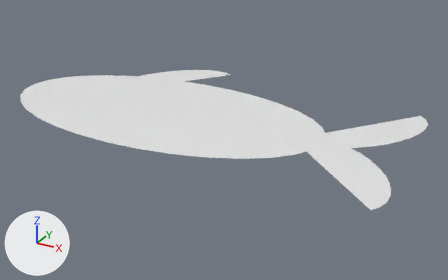
An edit to the Blender file Spiradic/Assets/Models/Fish.blend, drawn before and after from the same camera.
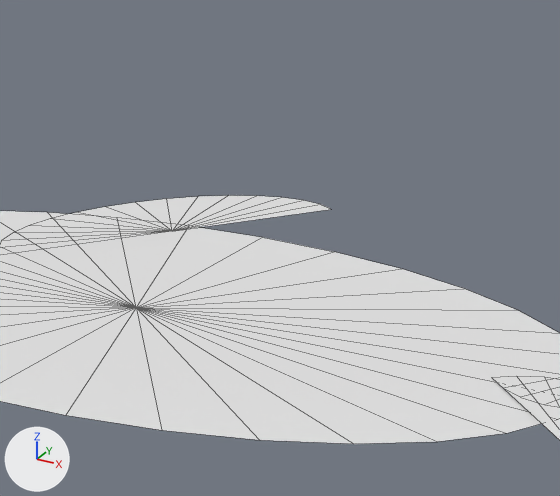
Old and new are each drawn whole from a 50 mm lens placed at (0.669, -0.963, 0.456), pointed at (0.118, 0.038, -0.044) and again close up on the part from 25% to 70% of the width and 0% to 63% of the height. The axes (+X, +Y, +Z) are drawn at lower left. The lights are the same throughout. The close-ups show mesh edges as thin lines.

Script lines for the objects in view, before the commit:
```python
me_circle_003 = bpy.data.meshes.new('Circle.003')
me_circle_003.from_pydata(...)  # 87 vertices, 80 faces; spans x -0.344..0.495, y -0.192..0.278, z 0.1..0.101
ob_circle = bpy.data.objects.new('Circle', me_circle_003)
ob_circle.location = (0.0, 0.0, -0.0892)
```
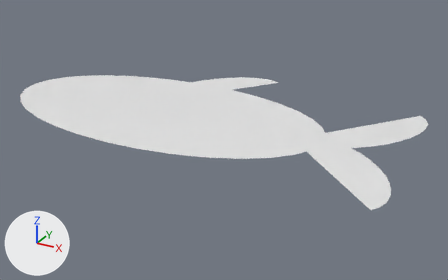
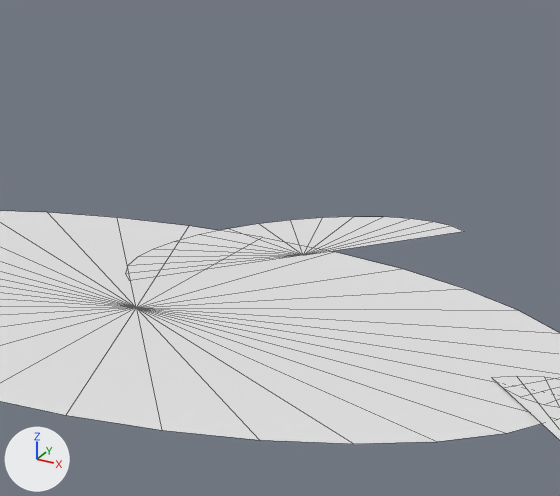
What differs and where, as boxes (x1, y1, x2, y2) in the close-ups (560 x 496 px; the box of a moved part takes in the faces that stretch with it):
'Circle', reshaped: before (0, 195, 560, 444); after (0, 211, 560, 444)
part 1 of me_circle_003, moved or reshaped: before (0, 195, 330, 255); after (125, 217, 464, 281)

Edits to the bpy script that builds the scene:
```text
Change me_circle_003:
    where me_circle_003.from_pydata(...)  # 87 vertices, 80 faces; spans x -0.344..0.495, y -0.192..0.278, z 0.1..0.101
    used by ob_circle; location = (0.0, 0.0, -0.0892)
    me_circle_003 part 1: the loose piece of 18 vertices spanning x -0.184..0.012, y 0.041..0.278, z 0.101 is moved by (0.121, 0.0, 0.0)
```
